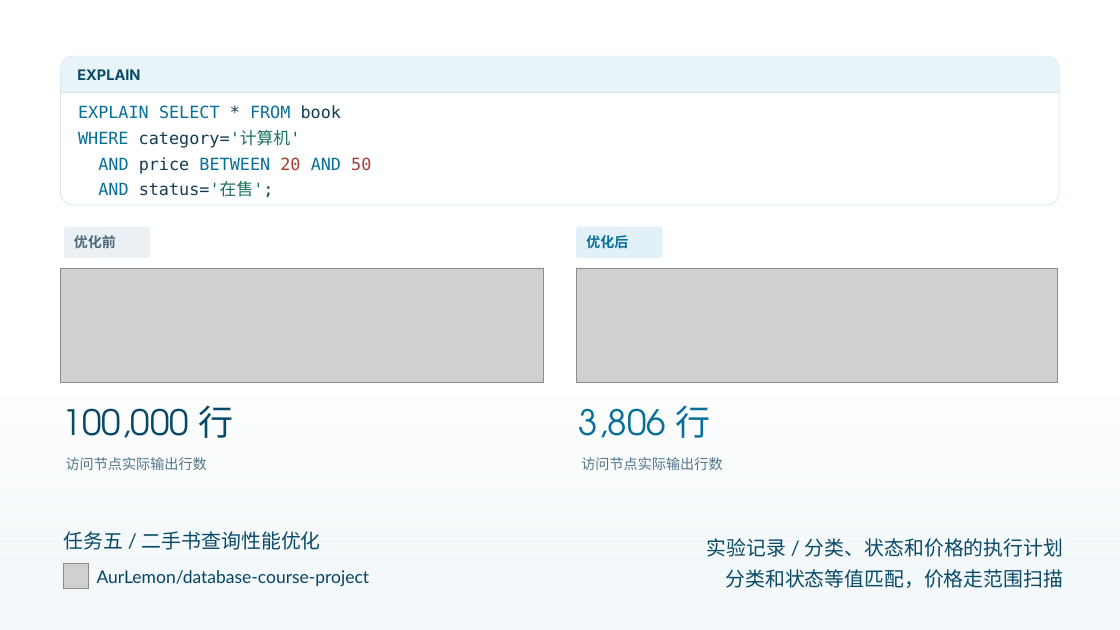
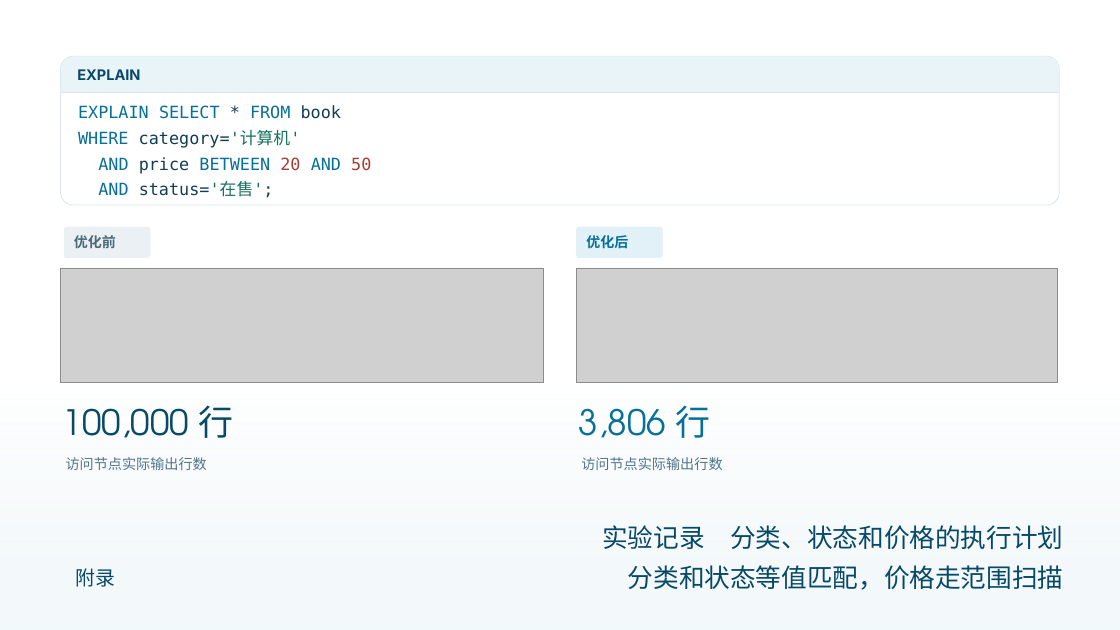
Before and after one commit to AurLemon/pageslip-demo, a slide deck: slide 16 of presentations/task-5-query-optimization.pptx. Drawn at 1120x630 pixels with LibreOffice and Linux fonts; fonts in the diff are those of the drawing; grey boxes stand for pictures. Boxes give left, top, right and bottom in pixels: in the first picture for what was removed or moved away, otherwise in the second. Text is boxed around its words. In the diff, an @@ line names an element or a change of style, - is before the commit and + after.

```diff
--- a/presentations/task-5-query-optimization.pptx
+++ b/presentations/task-5-query-optimization.pptx
@@ text at (602,525,1063,549): text changed; size 17 to 22 pt @@
-实验记录 / 分类、状态和价格的执行计划
+实验记录 分类、状态和价格的执行计划
@@ picture removed at (64,564,88,588) @@
@@ text at (76,568,116,587): text changed @@
-任务五 / 二手书查询性能优化
+附录
@@ text "分类和状态等值匹配，价格走范围扫描" at (628,565,1064,590): size 17 to 22 pt @@
@@ text removed at (97,570,370,586) @@
-AurLemon/database-course-project
```
Also in this commit, not shown: 17 other slides changed, 1 other file.
